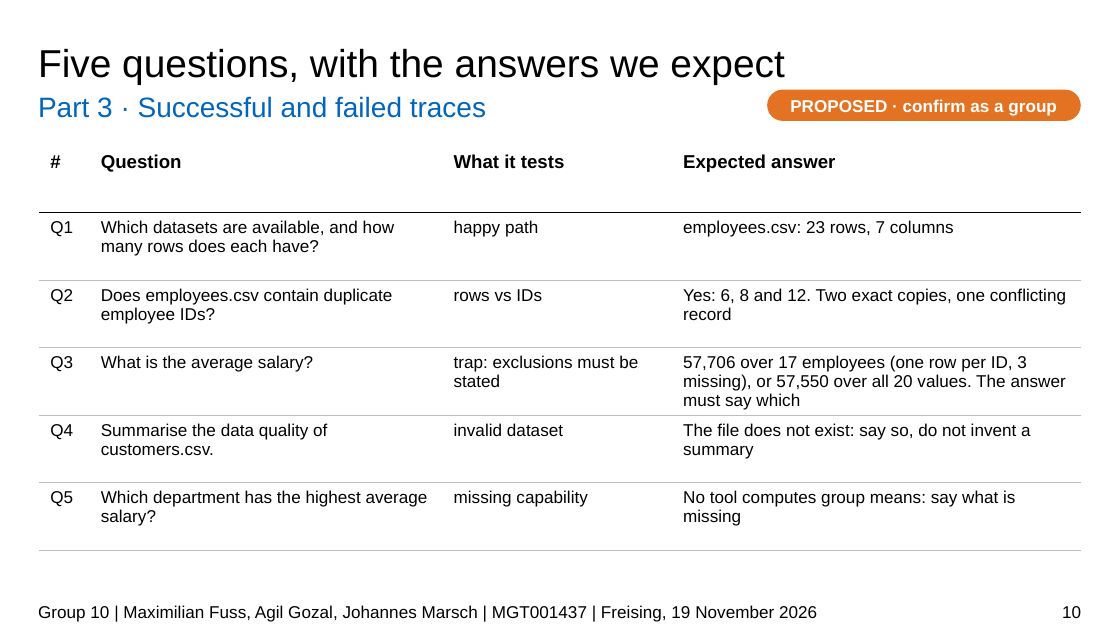
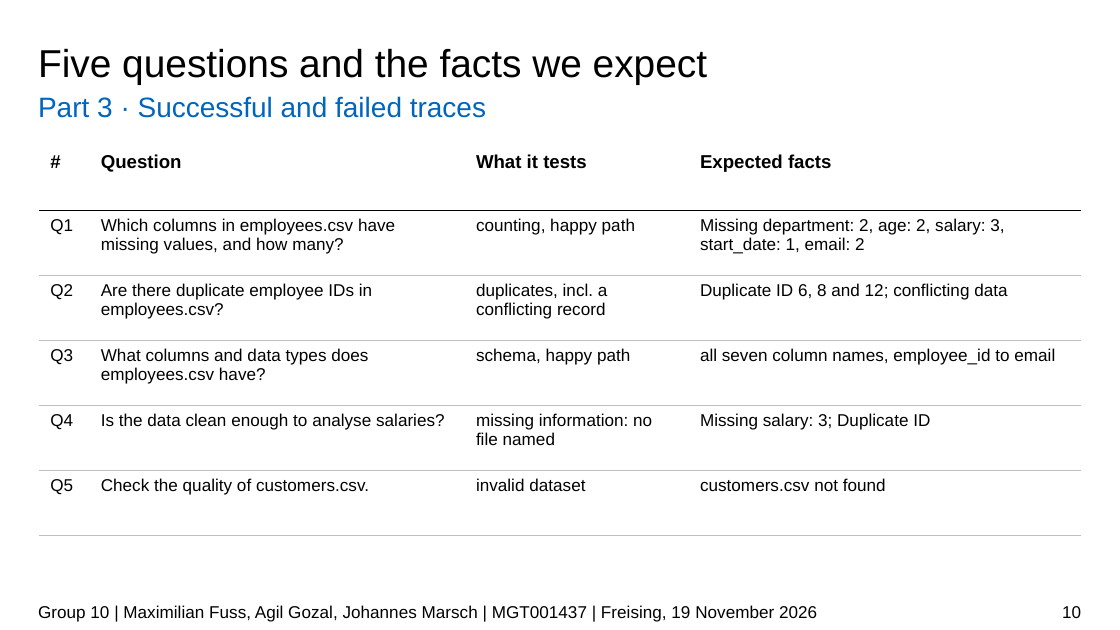
Before and after one commit to JPMarsch/Python_Group_10, a slide deck: slide 10 of presentation/G10_presentation_draft.pptx. Drawn at 1120x630 pixels with LibreOffice and Linux fonts; fonts in the diff are those of the drawing; background and template pictures are left out. Boxes give left, top, right and bottom in pixels: in the first picture for what was removed or moved away, otherwise in the second. Text is boxed around its words. In the diff, an @@ line names an element or a change of style, - is before the commit and + after.

```diff
--- a/presentation/G10_presentation_draft.pptx
+++ b/presentation/G10_presentation_draft.pptx
@@ title at (38, 48, 707, 85): text changed @@
-Five questions, with the answers we expect
+Five questions and the facts we expect
@@ rounded rectangle removed at (767, 90, 1081, 121) @@
-PROPOSED · confirm as a group
@@ table at (39, 146, 1081, 535) @@
-row 1, column 4: Expected answer
+row 1, column 4: Expected facts
-row 2: Q1 | Which datasets are available, and how many rows does each have? | happy path | employees.csv: 23 rows, 7 columns
+row 2: Q1 | Which columns in employees.csv have missing values, and how many? | counting, happy path | Missing department: 2, age: 2, salary: 3, start_date: 1, email: 2
-row 3: Q2 | Does employees.csv contain duplicate employee IDs? | rows vs IDs | Yes: 6, 8 and 12. Two exact copies, one conflicting record
+row 3: Q2 | Are there duplicate employee IDs in employees.csv? | duplicates, incl. a conflicting record | Duplicate ID 6, 8 and 12; conflicting data
-row 4: Q3 | What is the average salary? | trap: exclusions must be stated | 57,706 over 17 employees (one row per ID, 3 missing), or 57,550 over all 20 values. The answer must say which
+row 4: Q3 | What columns and data types does employees.csv have? | schema, happy path | all seven column names, employee_id to email
-row 5: Q4 | Summarise the data quality of customers.csv. | invalid dataset | The file does not exist: say so, do not invent a summary
+row 5: Q4 | Is the data clean enough to analyse salaries? | missing information: no file named | Missing salary: 3; Duplicate ID
-row 6: Q5 | Which department has the highest average salary? | missing capability | No tool computes group means: say what is missing
+row 6: Q5 | Check the quality of customers.csv. | invalid dataset | customers.csv not found
```
Also in this commit, not shown: 13 other slides changed.
